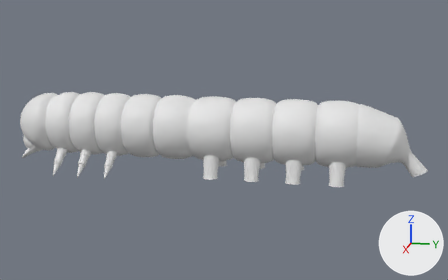
The Blender file 01/Assets/models/enemies/caterpillars/caterpillar05.blend, before and after one commit.
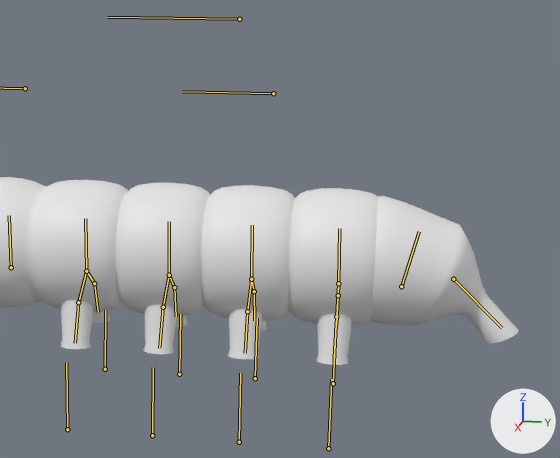
Each version is shown whole from a camera (50 mm lens) standing at (17.89, 10.43, 4.14) and looking at (-0.03, 6.84, -0.34), then close up on the part from 39% to 100% of the width and 3% to 83% of the height. Arrows for +X, +Y and +Z are at lower right; the lights stay in place. The bones that bend it are drawn over the model as lines in the close-ups.

The first close-up shows 'body_inner_skin', 'body_outer_shape', 'prolegs', 'tail'.
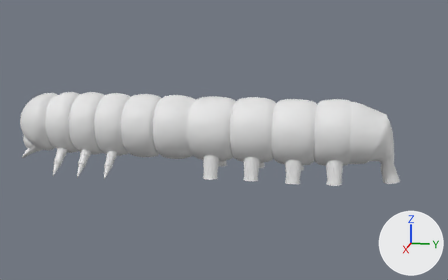
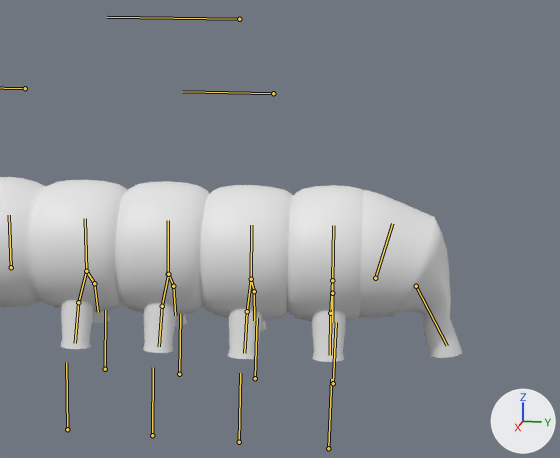
The newer file adds an action. The first version stands in its rest pose; the second is drawn at frame 6 of the action 'ArmatureAction'.

The edits, one by one:
Bone 'tail' (bone_tail) moves from (0.0, 0.0, 0.0) to (0.0, -0.27, -0.44).
Bone 'tail' (bone_tail) turns from (0, 0, 0) to (-17, 0, 0) degrees about its own x, y and z.
Bone 'segment09' (bone_segment09) moves from (0.0, 0.0, 0.0) to (0.0, 0.04, 0.08).
Bone 'segment10' (bone_segment10) moves from (0.0, 0.0, 0.0) to (0.0, 0.01, 0.38).

Location of each change, [x1, y1, x2, y2] in pixels of the close-ups (560 x 458 px):
'body_outer_shape', posed: before [0, 177, 378, 325]; after [0, 177, 363, 321]
'tail', posed (30% narrower, 14% taller): before [371, 196, 519, 343]; after [359, 190, 462, 358]
'prolegs', posed: before [61, 300, 352, 365]; after [61, 299, 346, 362]
'body_inner_skin', posed: before [115, 192, 296, 312]; after [115, 191, 294, 307]
bone 'tail', root to tip: before (453, 279) to (502, 328); after (416, 286) to (447, 345)
bone 'segment09', root to tip: before (338, 283) to (339, 228); after (332, 280) to (333, 225)
bone 'segment10', root to tip: before (401, 286) to (419, 231); after (375, 278) to (392, 223)
